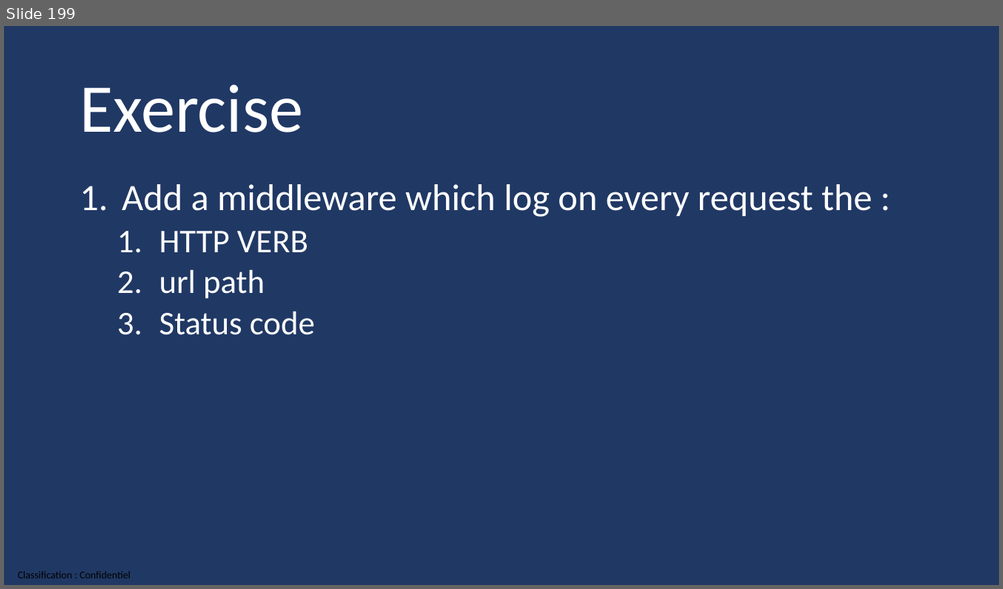
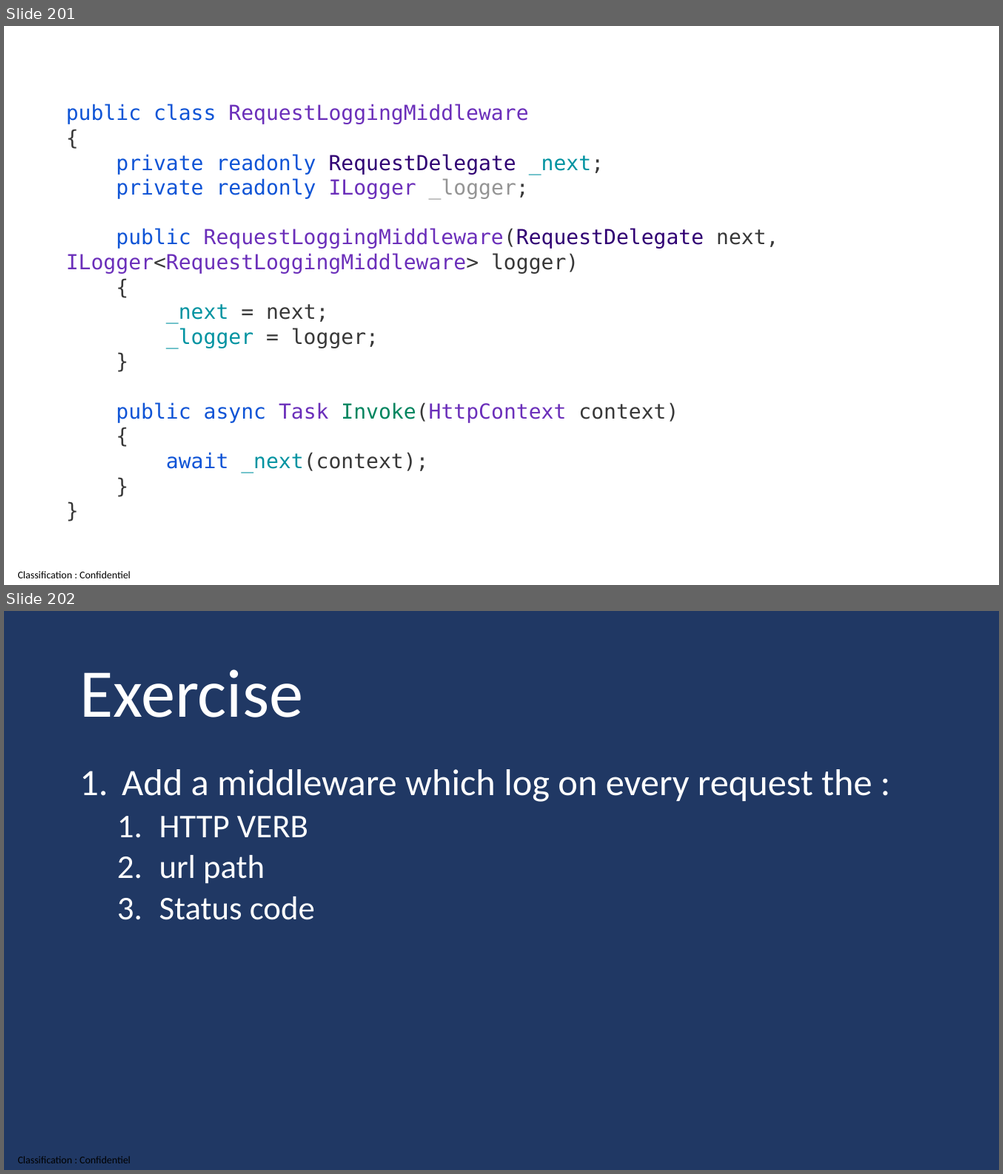
Before and after one commit to guillaume-chervet/course.dotnet, a slide deck: documentations/dotnet6.pptx. Shown one above the other, each under a label of ours: slide 199 before the commit, slides 201 and 202 after it. The pictures are 1003x589 and 1003x1174 pixels, drawn with LibreOffice and Linux fonts; fonts in the diff are those of the drawing. Boxes give left, top, right and bottom in pixels: in the first picture for what was removed or moved away, otherwise in the second. Text is boxed around its words. In the diff, an @@ line names an element or a change of style, - is before the commit and + after.

```diff
--- a/documentations/dotnet6.pptx
+++ b/documentations/dotnet6.pptx
@@ slide 201 added at bbox=[4, 26, 999, 585], background #FFFFFF; not listed: 1 template element that a slide beside it also shows @@
@@ text added at bbox=[66, 104, 778, 473], 20 pt, text #6B2FBA @@
+public class RequestLoggingMiddleware
+{
+private readonly RequestDelegate _next;
+private readonly ILogger _logger;
+public RequestLoggingMiddleware(RequestDelegate next, ILogger<RequestLoggingMiddleware> logger)
+{
+_next = next;
+_logger = logger;
+}
+public async Task Invoke(HttpContext context)
+{
+await _next(context);
+}
+}
@@ what was slide 199 is now slide 202 @@
```
Also in this commit, not shown: 3 slides changed, 2 other slides added.
